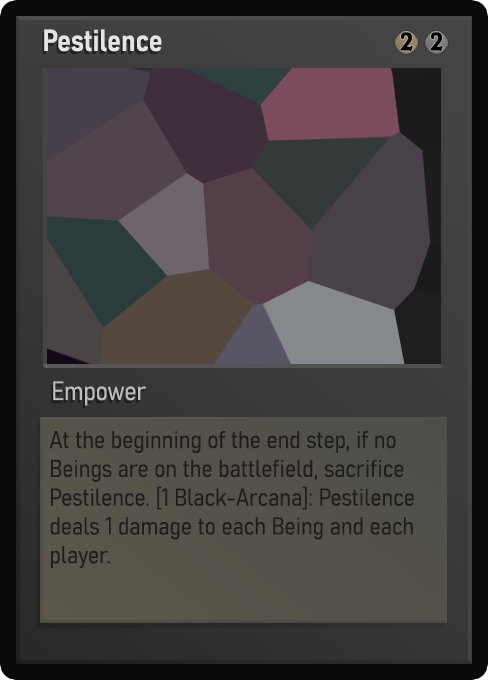
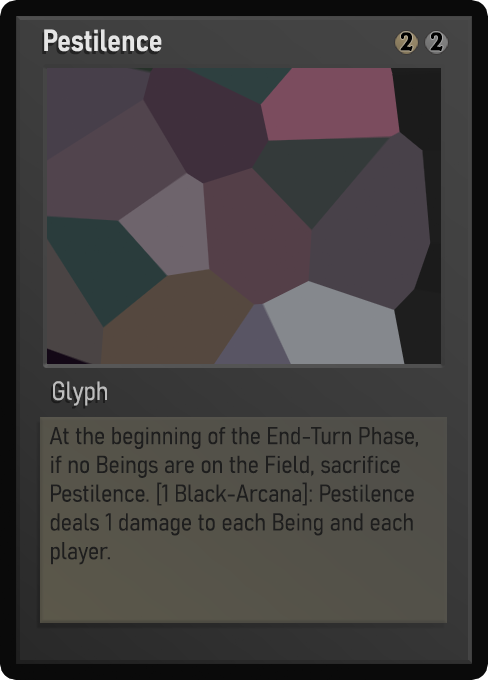
Before/after of a 488×680 layered artwork. What changed in the layer stack:
painted on "Class" over [53, 381, 146, 406]
painted on "Desc_norm" over [49, 427, 418, 569]
